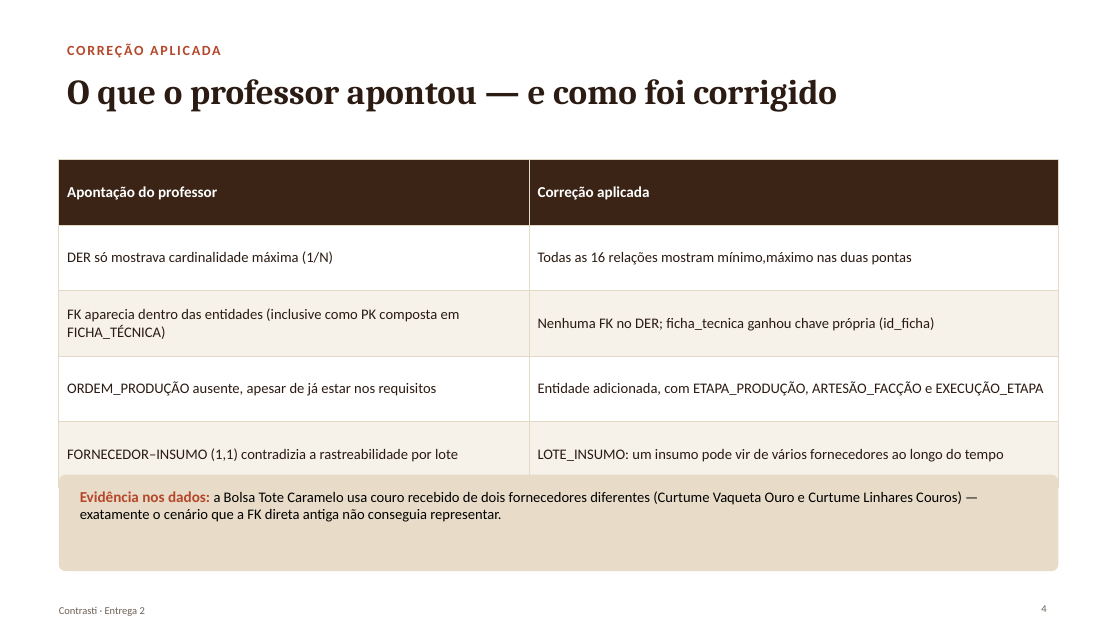
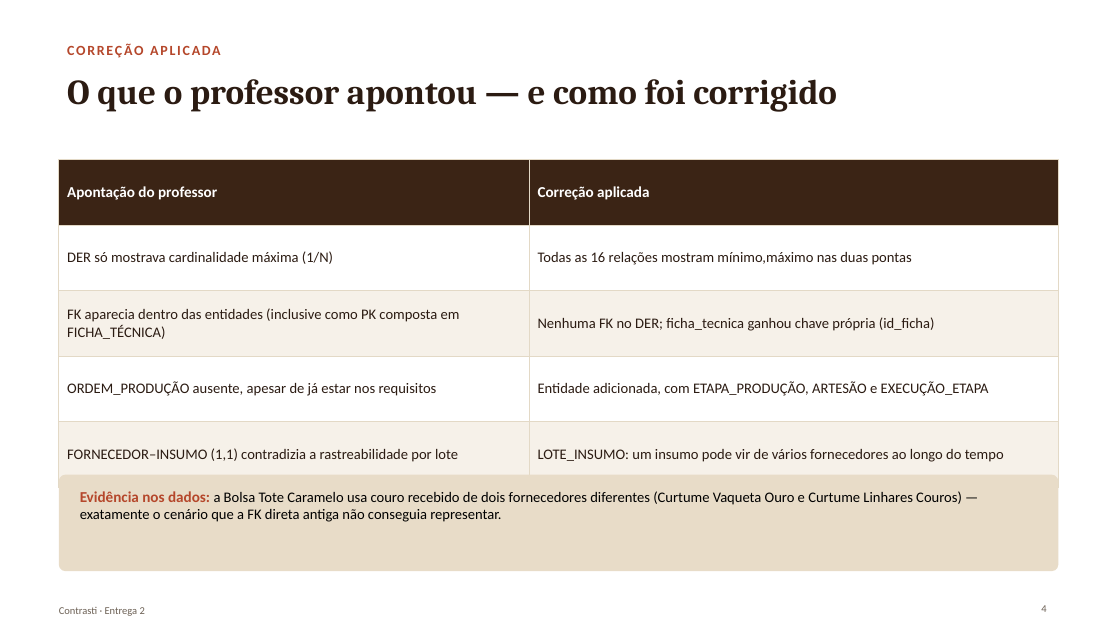
Before and after one commit to matheusmontagner8/Modelagem-de-Dados, a slide deck: slide 4 of Entrega2/apresentacao.pptx. Drawn at 1120x630 pixels with LibreOffice and Linux fonts; fonts in the diff are those of the drawing. Boxes give left, top, right and bottom in pixels: in the first picture for what was removed or moved away, otherwise in the second. Text is boxed around its words. In the diff, an @@ line names an element or a change of style, - is before the commit and + after.

```diff
--- a/Entrega2/apresentacao.pptx
+++ b/Entrega2/apresentacao.pptx
@@ table at (59, 160, 1059, 466) @@
-row 4, column 2: Entidade adicionada, com ETAPA_PRODUÇÃO, ARTESÃO_FACÇÃO e EXECUÇÃO_ETAPA
+row 4, column 2: Entidade adicionada, com ETAPA_PRODUÇÃO, ARTESÃO e EXECUÇÃO_ETAPA
```
Also in this commit, not shown: 3 other slides changed.
